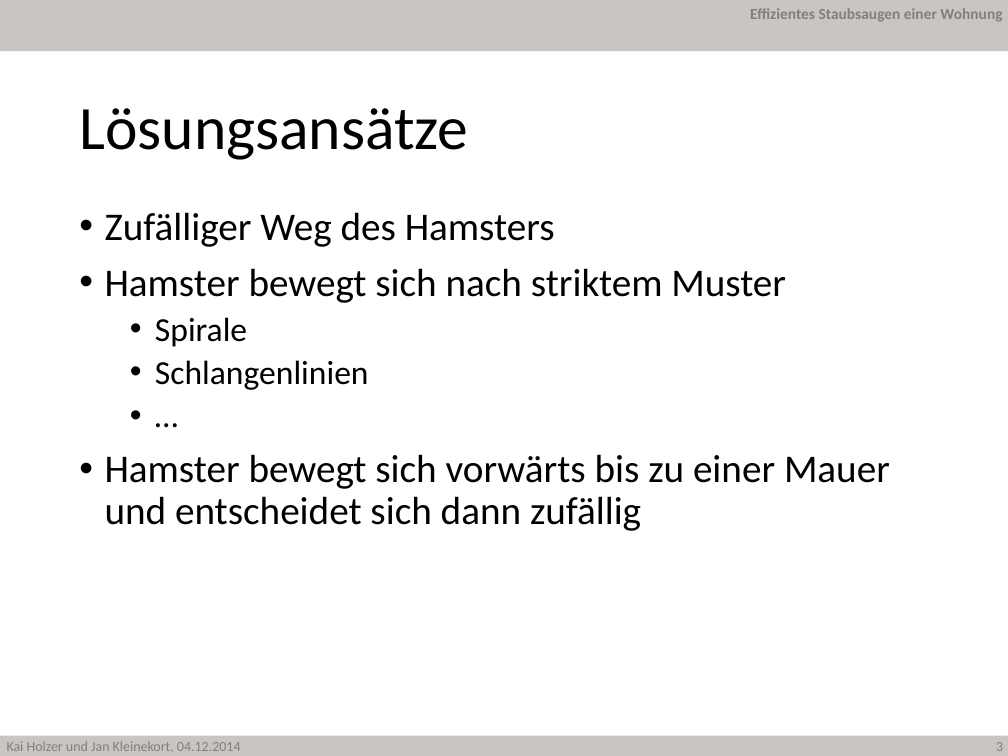
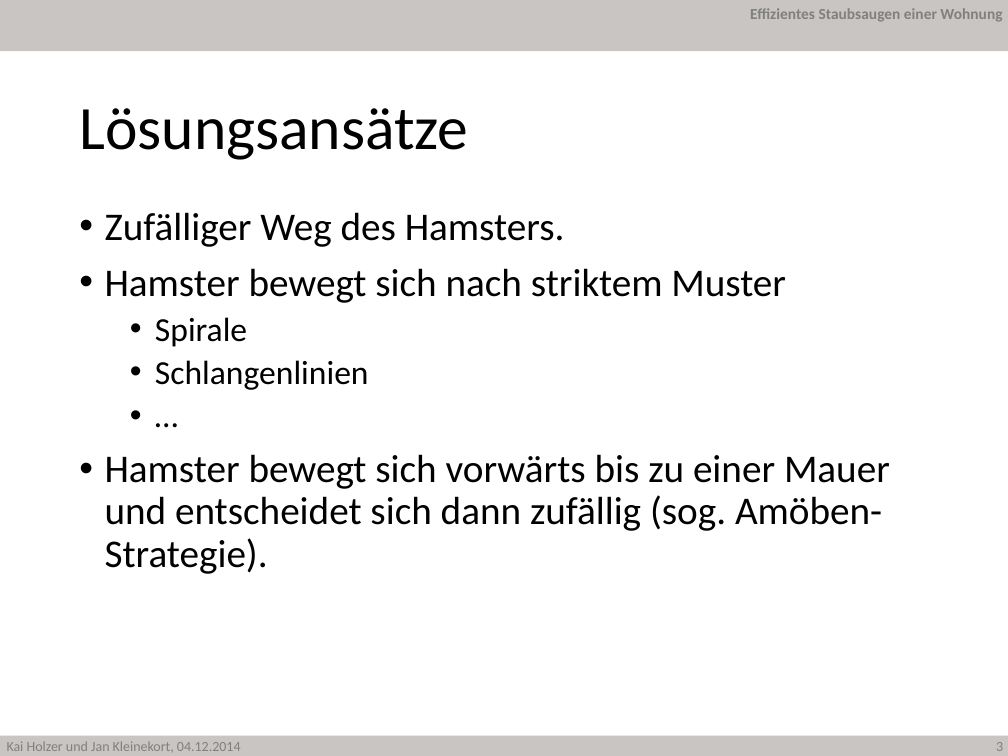
Before and after one commit to JanKl/Hamster, a slide deck: slide 3 of Präsentation/Hamster Holzer Kleinekort.pptx. Drawn at 1008x756 pixels with LibreOffice and Linux fonts; fonts in the diff are those of the drawing; background and template pictures are left out. Boxes give left, top, right and bottom in pixels: in the first picture for what was removed or moved away, otherwise in the second. Text is boxed around its words. In the diff, an @@ line names an element or a change of style, - is before the commit and + after.

```diff
--- a/Präsentation/Hamster Holzer Kleinekort.pptx
+++ b/Präsentation/Hamster Holzer Kleinekort.pptx
@@ text at [105,212,565,247]: text changed @@
-• Zufälliger Weg des Hamsters
+• Zufälliger Weg des Hamsters.
@@ text at [105,454,890,574]: text changed @@
-• Hamster bewegt sich vorwärts bis zu einer Mauer und entscheidet sich dann zufällig
+• Hamster bewegt sich vorwärts bis zu einer Mauer und entscheidet sich dann zufällig (sog. Amöben-Strategie).
```
Also in this commit, not shown: 6 other slides changed, 8 slides added, 4 other files.
